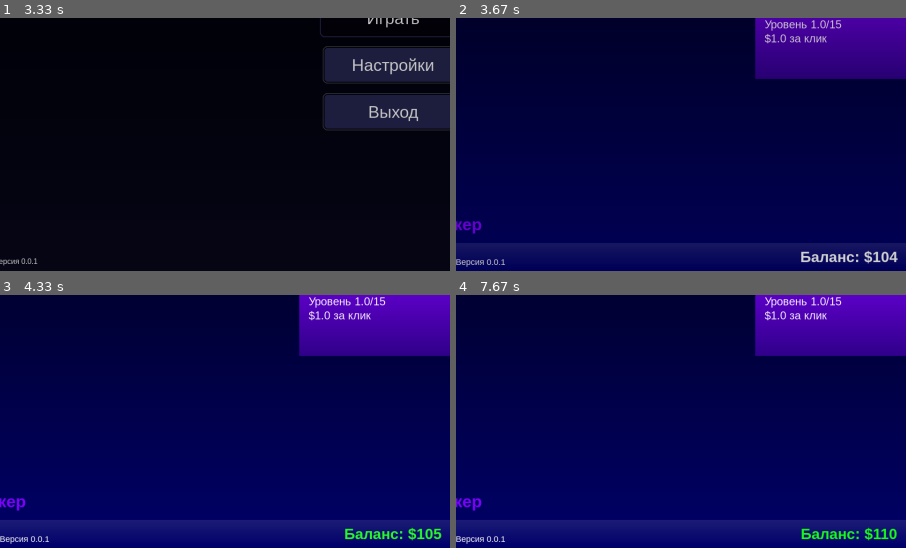
Above: before the commit, frames 1-4 (two rows, left to right).
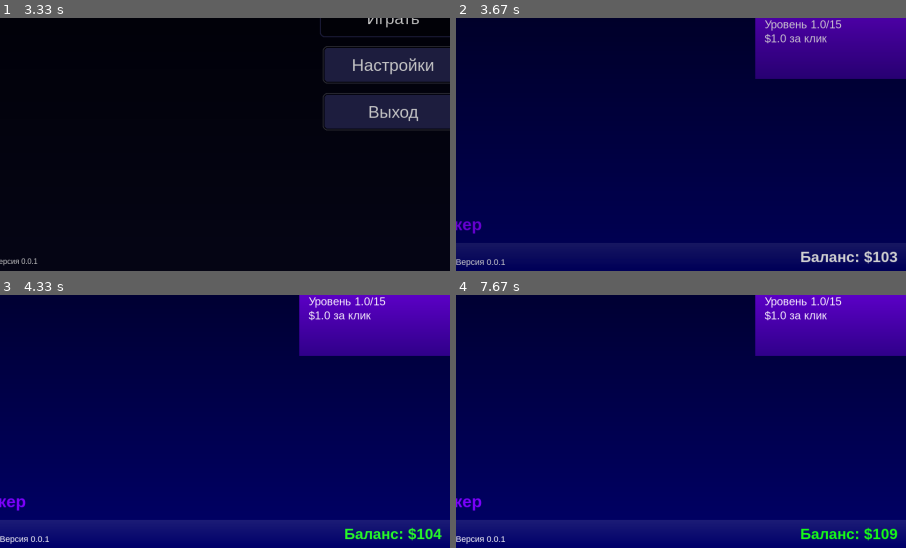
Above: after the commit, the same moments.

Repository: POHel/Black-Empire-game
Game: pygame game, started from main.py
Two runs of this game, one before a commit and one after it. Both use one fixed random seed, a clock stepped at 60 frames per second and the inputs below.
Inputs (mouse positions are % of the whole screen's width and height, from its top left):
- Up to frame 1 (3.33 s): press the mouse at (20, 16) at 2.93 s; move the mouse to (46, 21) at 3.03 s; release the mouse at (72, 25) at 3.17 s; click (50, 50) at 3.28 s
- Up to frame 2 (3.67 s): press the mouse at (96, 96) at 3.6 s
- Up to frame 3 (4.33 s): move the mouse to (65, 57) at 3.7 s; release the mouse at (34, 17) at 3.83 s; press the mouse at (58, 18) at 3.93 s; move the mouse to (68, 22) at 4.03 s; release the mouse at (78, 26) at 4.17 s; press the mouse at (58, 18) at 4.27 s
- Up to frame 4 (7.67 s): move the mouse to (51, 19) at 4.37 s; release the mouse at (44, 20) at 4.5 s; press the mouse at (75, 3) at 5.03 s; move the mouse to (65, 12) at 5.13 s; release the mouse at (55, 22) at 5.27 s; press the mouse at (50, 28) at 6.23 s; move the mouse to (59, 35) at 6.33 s; release the mouse at (67, 42) at 6.47 s; move the mouse to (50, 28) at 6.97 s; press the mouse at (50, 28) at 7 s; move the mouse to (50, 29) at 7.1 s; release the mouse at (50, 30) at 7.23 s; move the mouse to (32, 18) at 7.3 s; press the mouse at (32, 18) at 7.33 s; move the mouse to (23, 18) at 7.43 s; release the mouse at (15, 17) at 7.57 s; move the mouse to (75, 3) at 7.63 s
The pictures show only the part of the screen within x 6-56%, y 50-100%; the shares and areas given below are measured in that part.

Frame 1 is identical in both runs. In frame 2, less than 0.1% of the frame differs, in the area x 96-99%, y 92-97%; in frame 3, less than 0.1%; in frame 4, 0.4%, in the area x 76-99%, y 92-97%.

Commit message:
перестроен coreLogic теперь есть классы export_db update_db

Diff:
--- a/coreLogic.py
+++ b/coreLogic.py
@@ -1,18 +1,21 @@
 import sqlite3
+#работа с логикой приложения
 class AppLogic:
 	def __init__(self):
 		self.name = 'Black Empire'
 		self.company_name = 'SOFT.corp'
 		self.version = '0.0.1'
+
+#класс для экспортирование из базы данных
+class export_db:
+	def __init__(self):
 		self.balance()
 		self.earn_one_click()
-		self.earn_click()
 		self.show_earn_click_level()
 		self.show_earn_business_in_hour()
 		self.show_earn_rent_in_hour()
 		self.taxes()
 
-#работа с базой данных
 	#работа с таблицой wallet
 	#отображение баланса
 	def balance(self):
@@ -30,38 +33,6 @@
 		result = cursor_earn_one_click.fetchone()[0]
 		connect_earn_one_click.close()
 		return result
-
-	#обновляем данные о балансе в базе данных
-	def earn_click(self):
-		balance = self.balance()
-		balance += self.earn_one_click()
-
-		#update in wallet
-		connect_earn_click = sqlite3.connect('data/data.db')
-		cursor_earn_click = connect_earn_click.cursor()
-		cursor_earn_click.execute('UPDATE wallet set balance = ?', (balance,))
-		connect_earn_click.commit()
-		connect_earn_click.close()
-		#update in status
-		connect_earn_click = sqlite3.connect('data/data.db')
-		cursor_earn_click = connect_earn_click.cursor()
-		cursor_earn_click.execute('UPDATE status set balance = ?', (balance,))
-		connect_earn_click.commit()
-		connect_earn_click.close()
-
-		#update in status
-		all_money_status = sqlite3.connect('data/data.db')
-		all_money = all_money_status.cursor()
-		all_money.execute('UPDATE status set all_money = ?', (balance,))
-		all_money_status.commit()
-		all_money_status.close()
-
-		#update in wallet
-		all_money_wallet = sqlite3.connect('data/data.db')
-		all_money_w = all_money_wallet.cursor()
-		all_money_w.execute('UPDATE wallet set all_moneys = ?', (balance,))
-		all_money_wallet.commit()
-		all_money_wallet.close()
 
 	#отображение уровня кликера(заработок за 1 клик)
 	def show_earn_click_level(self):
@@ -98,3 +69,41 @@
 		result_taxes = cursor_taxes.fetchone()[0]
 		connect_taxes.close()
 		return result_taxes
+
+#класс для обновления в базе данных
+class update_db:
+	def __init__(self):
+		self.export = export_db()
+		self.earn_click()
+
+	#обновляем данные о балансе в базе данных
+	def earn_click(self):
+		balance = self.export.balance()
+		balance += self.export.earn_one_click()
+
+		#update in wallet
+		connect_earn_click = sqlite3.connect('data/data.db')
+		cursor_earn_click = connect_earn_click.cursor()
+		cursor_earn_click.execute('UPDATE wallet set balance = ?', (balance,))
+		connect_earn_click.commit()
+		connect_earn_click.close()
+		#update in status
+		connect_earn_click = sqlite3.connect('data/data.db')
+		cursor_earn_click = connect_earn_click.cursor()
+		cursor_earn_click.execute('UPDATE status set balance = ?', (balance,))
+		connect_earn_click.commit()
+		connect_earn_click.close()
+
+		#update in status
+		all_money_status = sqlite3.connect('data/data.db')
+		all_money = all_money_status.cursor()
+		all_money.execute('UPDATE status set all_money = ?', (balance,))
+		all_money_status.commit()
+		all_money_status.close()
+
+		#update in wallet
+		all_money_wallet = sqlite3.connect('data/data.db')
+		all_money_w = all_money_wallet.cursor()
+		all_money_w.execute('UPDATE wallet set all_moneys = ?', (balance,))
+		all_money_wallet.commit()
+		all_money_wallet.close()
--- a/main.py
+++ b/main.py
@@ -5,7 +5,7 @@
 import sqlite3
 import json
 #кароче скоро реализую тут логику для сохранения настроек файлом config.json
-from coreLogic import AppLogic
+from coreLogic import AppLogic, export_db, update_db
 from typing import Dict, List, Tuple, Optional, Callable, Any
 from enum import Enum
 from datetime import datetime
@@ -967,11 +967,12 @@
         self.on_back = on_back
         self.show_detail_view = show_detail_view
         self.current_subview = "Кликер"
-        self.app_logic = AppLogic()
-        self.money = self.app_logic.balance()
-        self.click = self.app_logic.earn_one_click()
-        self.click_level = self.app_logic.show_earn_click_level()
-        self.taxes = self.app_logic.taxes()
+        self.export = export_db()
+        self.updated = update_db()
+        self.money = self.export.balance()
+        self.click = self.export.earn_one_click()
+        self.click_level = self.export.show_earn_click_level()
+        self.taxes = self.export.taxes()
 
         # Нижняя панель вкладок
         tab_width = WINDOW_WIDTH / 6
@@ -1130,8 +1131,8 @@
             if self.current_subview == "Кликер":
                 click_area = pygame.Rect(200, 100, WINDOW_WIDTH - 400, 400)
                 if click_area.collidepoint(mouse_pos):
-                    self.app_logic.earn_click()
-                    self.money = self.app_logic.balance()
+                    self.updated.earn_click()
+                    self.money = self.export.balance()
                     self.money_change_animation = 1.0
 
                     self.particle_system.burst(
